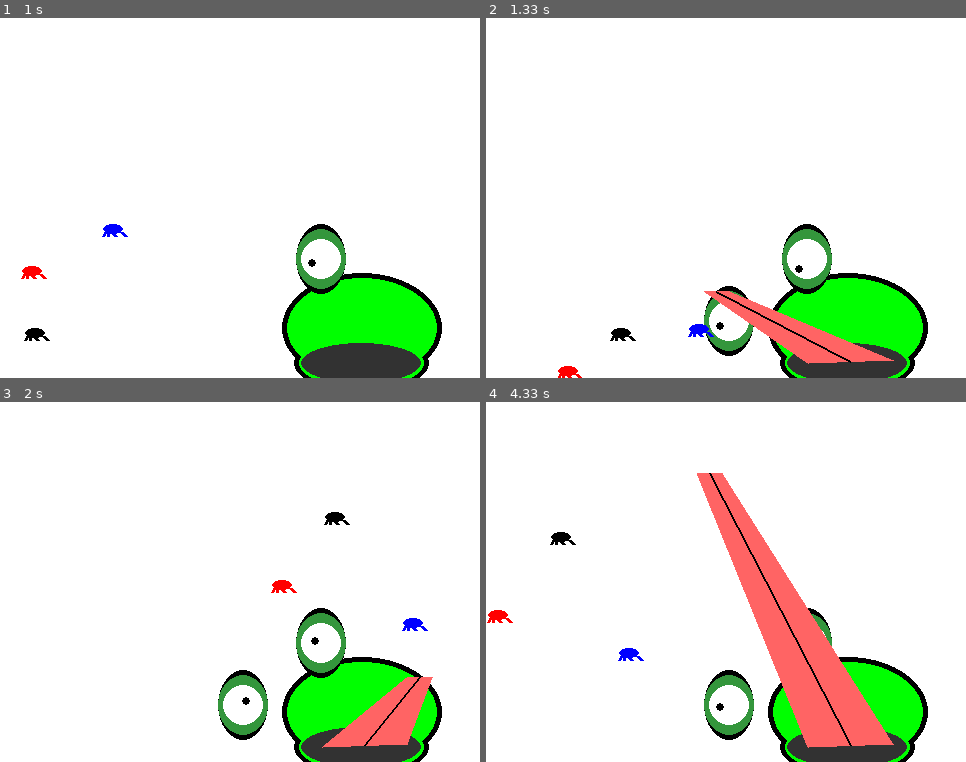
Above: before the commit, frames 1-4 (two rows, left to right).
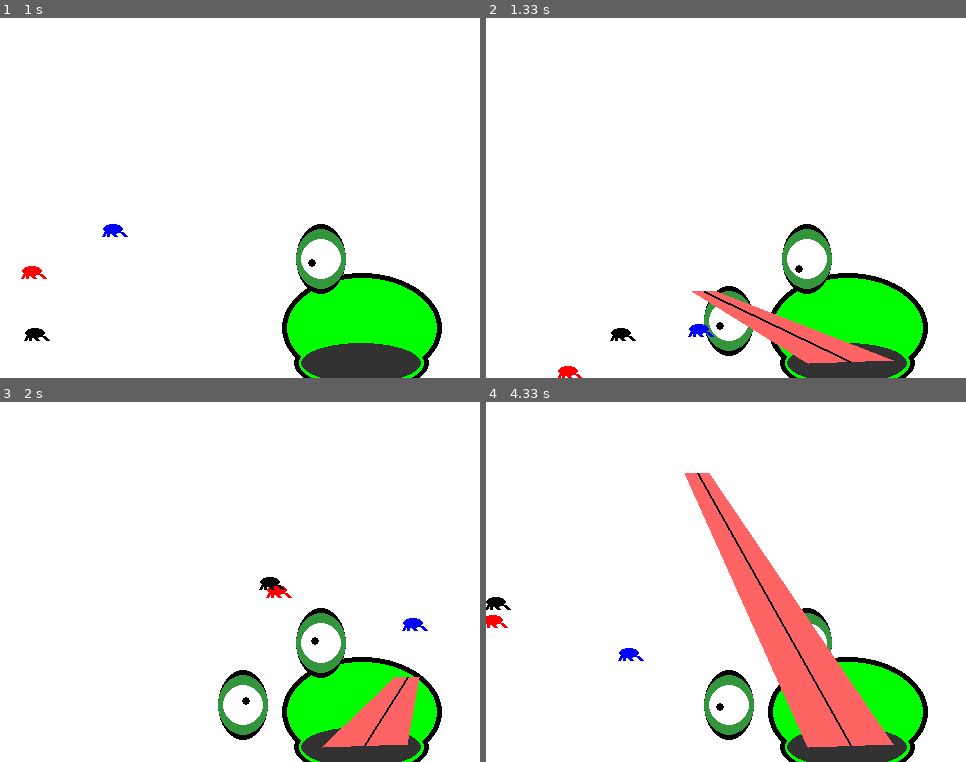
Above: after the commit, the same moments.

Repository: k-shar/draw_a_snake
Game: pygame game, started from frog/frog_2.py
Two runs of this game, one before a commit and one after it. Both use one fixed random seed, a clock stepped at 60 frames per second and the inputs below.
Inputs (mouse positions are in pixels of both pictures, inside the frame that each line leads up to):
- Up to frame 1 (1 s): press the mouse at (124, 201) at 0.37 s; move the mouse to (206, 237) at 0.47 s; release the mouse at (288, 277) at 0.6 s; press the mouse at (124, 201) at 0.7 s; move the mouse to (211, 216) at 0.8 s; release the mouse at (297, 230) at 0.93 s
- Up to frame 2 (1.33 s): press the mouse at (610, 201) at 1.03 s; move the mouse to (658, 244) at 1.13 s; release the mouse at (702, 291) at 1.27 s
- Up to frame 3 (2 s): click (240, 625) at 1.38 s; press the mouse at (240, 625) at 1.7 s; move the mouse to (321, 650) at 1.8 s; release the mouse at (408, 675) at 1.93 s
- Up to frame 4 (4.33 s): press the mouse at (726, 625) at 2.03 s; move the mouse to (774, 571) at 2.13 s; release the mouse at (826, 517) at 2.27 s; press the mouse at (726, 625) at 2.37 s; move the mouse to (778, 560) at 2.47 s; release the mouse at (831, 492) at 2.6 s; press the mouse at (726, 625) at 2.7 s; move the mouse to (673, 571) at 2.8 s; release the mouse at (620, 517) at 2.93 s; press the mouse at (726, 625) at 3.03 s; move the mouse to (654, 668) at 3.13 s; release the mouse at (582, 715) at 3.27 s; press the mouse at (726, 625) at 3.37 s; move the mouse to (678, 618) at 3.47 s; release the mouse at (630, 610) at 3.6 s; press the mouse at (726, 625) at 3.7 s; move the mouse to (798, 646) at 3.8 s; release the mouse at (874, 668) at 3.93 s; press the mouse at (726, 625) at 4.03 s; move the mouse to (711, 549) at 4.13 s; release the mouse at (697, 474) at 4.27 s

Frame 1 is identical in both runs. In frame 2, 0.8% of the frame differs, in the area x 42-84%, y 75-96%; in frame 3, 1.0%; in frame 4, 2.9%, in the area x 0-85%, y 19-95%.

Commit message:
SHaKY fly catchment

Diff:
--- a/frog/frog_2.py
+++ b/frog/frog_2.py
@@ -29,9 +29,11 @@
 screen = pygame.display.set_mode((WIDTH, HEIGHT))
 pygame.display.set_caption("Epic Py Game")
 clock = pygame.time.Clock()
+loc = pygame.mouse.get_pos()
 
 
 class Fly:
+    catch_range = 5
 
     def __init__(self, color):
         self.color = color
@@ -43,23 +45,40 @@
         self.fly_change[1] *= random.choice([-1, 1])
 
     def drawFly(self):
-
-        pygame.draw.ellipse(screen, self.color, [self.fly_x, self.fly_y, 20, 10])
+        self.rect = [self.fly_x, self.fly_y, 20, 10]
+
+        pygame.draw.ellipse(screen, self.color, self.rect)
         pygame.draw.line(screen, self.color, (self.fly_x+2, self.fly_y+8), (self.fly_x, self.fly_y+12), 3)
         pygame.draw.line(screen, self.color, (self.fly_x+5, self.fly_y+8), (self.fly_x+5, self.fly_y+12), 3)
         pygame.draw.line(screen, self.color, (self.fly_x+18, self.fly_y+8), (self.fly_x+22, self.fly_y+12), 4)
         pygame.draw.line(screen, self.color, (self.fly_x+8, self.fly_y+8), (self.fly_x+12, self.fly_y+12), 4)
 
-        # Make fly bounce off walls
-        if self.fly_x >= WIDTH or self.fly_x <= 0:
-            self.fly_change[0] *= -1
-
-        if self.fly_y >= HEIGHT or self.fly_y <= 0:
-            self.fly_change[1] *= -1
-
-        # Move Fly
-        self.fly_x += self.fly_change[0]
-        self.fly_y += self.fly_change[1]
+        # Show hitboxes
+        #pygame.draw.rect(screen, GREY, self.rect)
+
+        # if colliding with the mouse hitbox
+        r = pygame.Rect(self.rect)
+        if r.colliderect(h.rect):
+
+            # if the distance between mouse and fly is less than x
+            rel_x, rel_y = pygame.mouse.get_rel()
+            if LinAlgebra.lenline(loc[0], loc[1], self.fly_x, self.fly_y) <= 20:
+
+                self.fly_x = loc[0] + random.randint(-3, 3) - 6
+                self.fly_y = loc[1] + random.randint(-3, 3)
+
+        # if not in mouse hitbox
+        else:
+            # Make fly bounce off walls
+            if self.fly_x >= WIDTH or self.fly_x <= 0:
+                self.fly_change[0] *= -1
+
+            if self.fly_y >= HEIGHT or self.fly_y <= 0:
+                self.fly_change[1] *= -1
+
+            # Move Fly
+            self.fly_x += self.fly_change[0]
+            self.fly_y += self.fly_change[1]
 
 
 class Eye:
@@ -95,10 +114,10 @@
                             -1 <= (m * x + c) / y:
 
                         # and it is the closest point to point_2
-                        if LinAlgebra.dispoints(x, y, point_2[0], point_2[1]) < short_dis:
+                        if LinAlgebra.lenline(x, y, point_2[0], point_2[1]) < short_dis:
                             short_x = x
                             short_y = y
-                            short_dis = LinAlgebra.dispoints(x, y, point_2[0], point_2[1])
+                            short_dis = LinAlgebra.lenline(x, y, point_2[0], point_2[1])
         return short_x, short_y
 
     def whereToLook(self):
@@ -110,10 +129,10 @@
 
         for fly in fly_list:
 
-            if LinAlgebra.dispoints(fly.fly_x, fly.fly_y, self.center[0], self.center[1]) <= short_dis:
+            if LinAlgebra.lenline(fly.fly_x, fly.fly_y, self.center[0], self.center[1]) <= short_dis:
                 closest_x = fly.fly_x
                 closest_y = fly.fly_y
-                short_dis = LinAlgebra.dispoints(fly.fly_x, fly.fly_y, self.center[0], self.center[1])
+                short_dis = LinAlgebra.lenline(fly.fly_x, fly.fly_y, self.center[0], self.center[1])
                 closest_fly_coords = [fly.fly_x, fly.fly_y]
 
         return closest_fly_coords
@@ -154,14 +173,15 @@
         tip_tongue_y = loc[1]
         tongue_x = mouth_pos[0]
         tongue_y = mouth_pos[1]
-        pygame.draw.polygon(screen, PINK, [
-            (tip_tongue_x, tip_tongue_y),
-            (tongue_x+35, tongue_y + 85),
-            (tongue_x+120, tongue_y + 82),
-            (tip_tongue_x+25, tip_tongue_y)
-        ])
-
-        pygame.draw.line(screen, BLACK, (loc[0]+12, loc[1]), (tongue_x+77, tongue_y+83), 2)
+        pygame.draw.polygon(screen, PINK,
+                            [
+                                (tip_tongue_x - 12, tip_tongue_y),
+                                (tongue_x+35, tongue_y + 85),
+                                (tongue_x+120, tongue_y + 82),
+                                (tip_tongue_x + 12, tip_tongue_y)
+                            ])
+
+        pygame.draw.line(screen, BLACK, (loc[0], loc[1]), (tongue_x+77, tongue_y+83), 2)
 
 
 class LinAlgebra():
@@ -181,9 +201,23 @@
         y = (Y + y) // 2
         return x, y
 
-    def dispoints(X, Y, x, y):
+    def lenline(X, Y, x, y):
         ''' find the distance between 2 points using pythagoras'''
         return math.sqrt((X-x)**2 + (Y-y)**2)
+
+
+class MouseHitbox():
+    def __init__(self, width, height):
+        self.width = width
+        self.height = height
+        self.rect = [10, 10, 10, 10]
+        self.a = "a"
+
+    def drawHitbox(self):
+        self.rect = [loc[0]-12, loc[1], self.width, self.height]
+
+        # Show hitboxes
+        # pygame.draw.rect(screen, DARK_GREEN, self.rect)
 
 
 # Fly
@@ -192,6 +226,7 @@
     fly_list.append(Fly(fly_colors[i]))
 
 
+h = MouseHitbox(25, 10)
 # initialise face parts
 # draw them offscreen
 face = Face()
@@ -245,5 +280,7 @@
     for fly in fly_list:
         fly.drawFly()
 
+    h.drawHitbox()
+
     pygame.display.update()
 pygame.quit()
